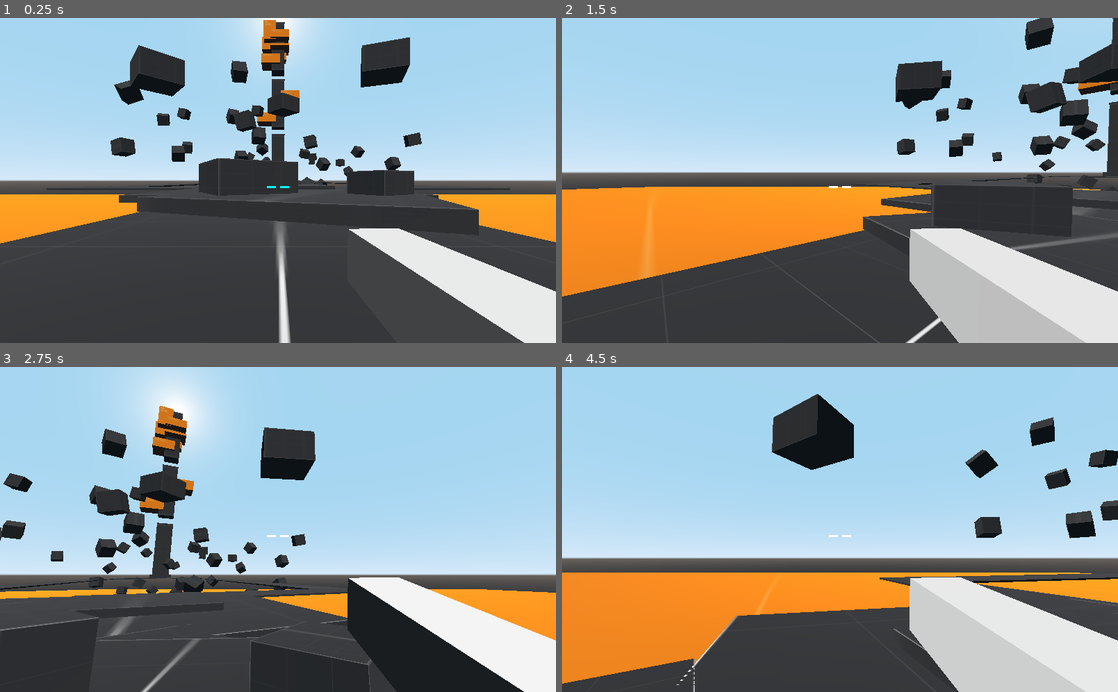
Above: before the commit, frames 1-4 (two rows, left to right).
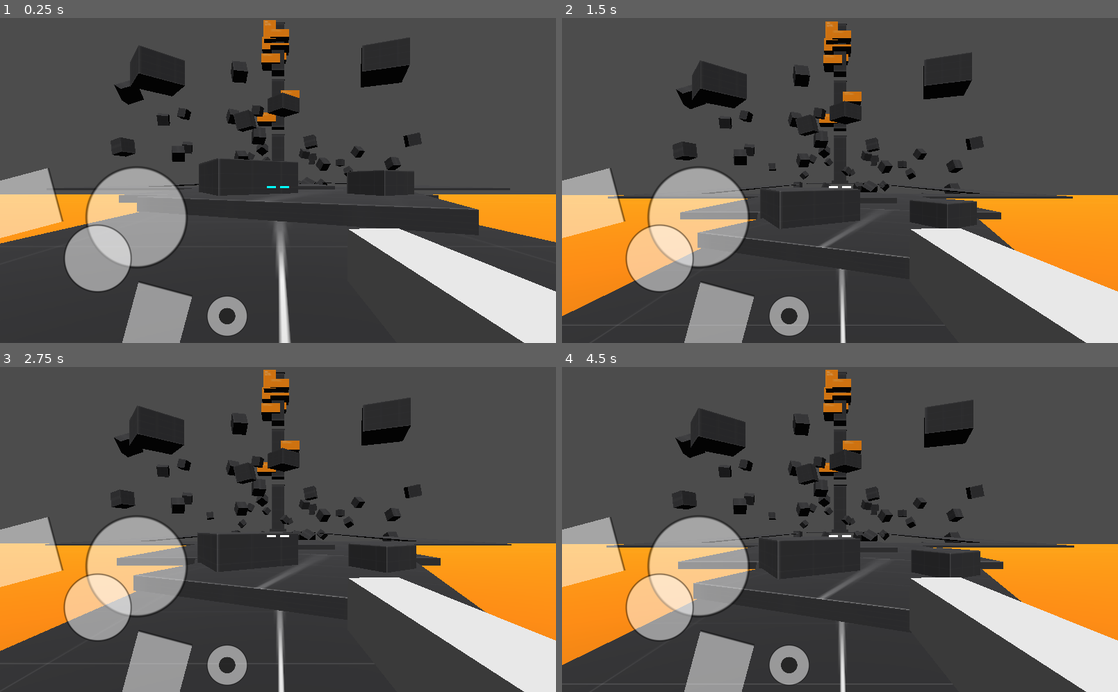
Above: after the commit, the same moments.

Repository: don-tnowe/godot-grappling-hook-fps
Game: Godot game, scene res://src/Screens/Main.tscn
The game is run twice, just before and just after one commit, with the same random seed, the same clock (stepped at 60 frames per second) and the same inputs.
Inputs (mouse positions are in pixels of both pictures, inside the frame that each line leads up to):
- Up to frame 1 (0.25 s): no input
- Up to frame 2 (1.5 s): tap Enter at 0.5 s; move the mouse to (867, 180) at 0.52 s; hold W (move_fwd) from 0.53 s (still down); click (867, 180) at 0.6 s; tap Space (jump) at 0.77, 0.8, 1.07, 1.35 s; move the mouse to (812, 180) at 1.27 s
- Up to frame 3 (2.75 s): keep holding W (move_fwd); tap Space (jump) at 1.52, 1.82, 2.3 s; click (250, 529) at 1.55 s; move the mouse to (289, 523) at 2.02 s; click (289, 523) at 2.1 s
- Up to frame 4 (4.5 s): keep holding W (move_fwd); move the mouse to (834, 536) at 2.77 s; tap Alt at 2.85 s; tap Space (jump) at 3.02, 3.32, 3.77, 3.8, 4.07, 4.35 s; click (834, 536) at 3.05 s; move the mouse to (878, 532) at 3.52 s; click (878, 532) at 3.6 s; move the mouse to (795, 526) at 4.27 s

The runs differ from the first frame. In frame 1, 52% of the frame differs, in the area x 0-100%, y 0-100%; in frame 2, 73%; in frame 3, 78%; in frame 4, 81%.

Commit message:
Implement touch controls

Diff:
--- /dev/null
+++ b/assets/Graphics/UI/Circle.tres
@@ -0,0 +1,14 @@
+[gd_resource type="GradientTexture2D" load_steps=2 format=2]
+
+[sub_resource type="Gradient" id=1]
+interpolation_mode = 2
+offsets = PoolRealArray( 0.927536, 0.971014, 1 )
+colors = PoolColorArray( 1, 1, 1, 1, 0, 0, 0, 1, 0, 0, 0, 0 )
+
+[resource]
+gradient = SubResource( 1 )
+width = 256
+height = 256
+fill = 1
+fill_from = Vector2( 0.5, 0.5 )
+fill_to = Vector2( 0.5, 0 )
--- /dev/null
+++ b/assets/Graphics/UI/Line.tres
@@ -0,0 +1,13 @@
+[gd_resource type="GradientTexture2D" load_steps=2 format=2]
+
+[sub_resource type="Gradient" id=1]
+interpolation_mode = 2
+offsets = PoolRealArray( 0.927536, 0.971014, 1 )
+colors = PoolColorArray( 1, 1, 1, 1, 0, 0, 0, 1, 0, 0, 0, 0 )
+
+[resource]
+gradient = SubResource( 1 )
+width = 256
+height = 256
+fill_from = Vector2( 0.5, 0.5 )
+fill_to = Vector2( 0.5, 0 )
--- a/project.godot
+++ b/project.godot
@@ -45,7 +45,7 @@
  ]
 }
 jump={
-"deadzone": 0.5,
+"deadzone": 0.0,
 "events": [ Object(InputEventKey,"resource_local_to_scene":false,"resource_name":"","device":0,"alt":false,"shift":false,"control":false,"meta":false,"command":false,"pressed":false,"scancode":32,"physical_scancode":0,"unicode":0,"echo":false,"script":null)
  ]
 }
@@ -70,9 +70,23 @@
  ]
 }
 fire_main={
-"deadzone": 0.5,
+"deadzone": 0.0,
 "events": [ Object(InputEventMouseButton,"resource_local_to_scene":false,"resource_name":"","device":0,"alt":false,"shi …(212 unchanged characters)…
  ]
+}
+fire_alt={
+"deadzone": 0.0,
+"events": [ Object(InputEventMouseButton,"resource_local_to_scene":false,"resource_name":"","device":0,"alt":false,"shift":false,"control":false,"meta":false,"command":false,"button_mask":0,"position":Vector2( 0, 0 ),"global_position":Vector2( 0, 0 ),"factor":1.0,"button_index":2,"pressed":false,"doubleclick":false,"script":null)
+ ]
+}
+fire_special={
+"deadzone": 0.0,
+"events": [ Object(InputEventKey,"resource_local_to_scene":false,"resource_name":"","device":0,"alt":false,"shift":false,"control":false,"meta":false,"command":false,"pressed":false,"scancode":16777237,"physical_scancode":0,"unicode":0,"echo":false,"script":null)
+ ]
+}
+move_stop={
+"deadzone": 0.0,
+"events": [  ]
 }
 
 [layer_names]
--- a/src/Hero/Hero.gd
+++ b/src/Hero/Hero.gd
@@ -15,10 +15,15 @@
 export var look_sensitivity := 1.0
 
 var velocity := Vector3()
+var movement_input := Vector2() setget _set_movement_input
 var jump_buffering_pressed_time := 0
 var coyote_time := 0
 
 var selected_weapon : Spatial
+
+
+func _set_movement_input(v):
+	movement_input = v
 
 
 func try_jump():
@@ -35,6 +40,11 @@
 	emit_signal("jumped", true)
 	if velocity.y < jump_strength:
 		velocity.y = jump_strength
+
+
+func look_turn(offset):
+	rotation_degrees.y -= offset.x * look_sensitivity
+	$"Head".rotation_degrees.x = clamp($"Head".rotation_degrees.x - offset.y * look_sensitivity, -90, 90)
 
 
 func _ready():
@@ -56,16 +66,10 @@
 
 
 func _process_movement_horizontal(delta):
-	var input_vec := Input.get_vector(
-		"strafe_left",
-		"strafe_right",
-		"move_fwd",
-		"move_back"
-	)
-	var input_vec_transformed := Vector2(input_vec.x, input_vec.y).rotated(-rotation.y)
+	var movement_input_transformed := Vector2(movement_input.x, movement_input.y).rotated(-rotation.y)
 	var velocity_xz := Vector2(velocity.x, velocity.z)
 
-	if input_vec != Vector2.ZERO:
+	if movement_input != Vector2.ZERO:
 		var velocity_delta := run_acceleration
 
 		# After some speed gained, speed gain slows down.
@@ -73,12 +77,12 @@
 			velocity_delta = sprint_acceleration
 
 		# If not going toward movement direction, brake - braking is faster than acceleration.
-		var straight = (velocity_xz.normalized().dot(input_vec_transformed) + 1.0) * 0.5
+		var straight = (velocity_xz.normalized().dot(movement_input_transformed) + 1.0) * 0.5
 		velocity_delta = velocity_delta * straight + brake * ((1.0 - straight))
 
 		# Apply acceleartion
 		velocity_xz = velocity_xz.move_toward(
-			input_vec_transformed * sprint_max_speed,
+			movement_input_transformed * sprint_max_speed,
 			velocity_delta * delta
 		)
 
@@ -89,24 +93,35 @@
 	velocity.z = velocity_xz.y
 
 
-func _input(event):
+func _unhandled_input(event):
 	if event is InputEventKey:
 		if event.is_echo(): return
 		if (event.scancode == KEY_ALT || event.scancode == KEY_ESCAPE) && event.pressed:
 			Input.mouse_mode = Input.MOUSE_MODE_VISIBLE
 			return
 
-	if event is InputEventMouseMotion:
-		rotation_degrees.y -= event.relative.x * look_sensitivity
-		$"Head".rotation_degrees.x = clamp($"Head".rotation_degrees.x - event.relative.y * look_sensitivity, -90, 90)
+	if !OS.has_touchscreen_ui_hint() && event is InputEventMouseMotion:
+		look_turn(event.relative)
 		return  # Mouse Motion can't be an Action
 
 	_action_input(event)
 
 
 func _action_input(event):
-	if event.is_action("jump") && event.is_pressed():
-		try_jump()
+	if event.is_action("strafe_left") || event.is_action("strafe_right") || event.is_action("move_fwd") || event.is_action("move_back"):
+		_set_movement_input(Input.get_vector(
+			"strafe_left",
+			"strafe_right",
+			"move_fwd",
+			"move_back"
+		))
+
+	if event.is_action("jump"):
+		if event.is_pressed():
+			try_jump()
+
+		else:
+			jump_buffering_pressed_time = 0
 
 	if selected_weapon != null && event.is_action("fire_main"):
 		Input.mouse_mode = Input.MOUSE_MODE_CAPTURED
--- a/src/Hero/Hero.tscn
+++ b/src/Hero/Hero.tscn
@@ -1,12 +1,14 @@
-[gd_scene load_steps=5 format=2]
+[gd_scene load_steps=6 format=2]
 
 [ext_resource path="res://src/Hero/Hero.gd" type="Script" id=1]
-[ext_resource path="res://src/Hero/HeroHUD.tscn" type="PackedScene" id=2]
+[ext_resource path="res://src/Hero/TouchscreenHUD.tscn" type="PackedScene" id=2]
 [ext_resource path="res://src/Hero/Weapons/GrapplinHook.tscn" type="PackedScene" id=3]
 
 [sub_resource type="CylinderShape" id=1]
 height = 1.5
 radius = 0.33
+
+[sub_resource type="Environment" id=2]
 
 [node name="Hero" type="KinematicBody"]
 collision_mask = 20
@@ -23,6 +25,7 @@
 
 [node name="Camera" type="Camera" parent="Head/HeadBobbing"]
 transform = Transform( 1, 0, 0, 0, 1, 0, 0, 0, 1, 0, 0, 0.2 )
+environment = SubResource( 2 )
 far = 800.0
 
 [node name="Weapons" type="Spatial" parent="Head/HeadBobbing/Camera"]
@@ -30,4 +33,7 @@
 
 [node name="GrapplinHook" parent="Head/HeadBobbing/Camera/Weapons" instance=ExtResource( 3 )]
 
-[node name="HUD" parent="." instance=ExtResource( 2 )]
+[node name="Touch" parent="." instance=ExtResource( 2 )]
+
+[connection signal="drag_look" from="Touch" to="." method="look_turn"]
+[connection signal="tilt_move" from="Touch" to="." method="_set_movement_input"]
--- a/src/Hero/HeroHUD.tscn
+++ /dev/null
@@ -1,3 +0,0 @@
-[gd_scene format=2]
-
-[node name="HUD" type="CanvasLayer"]
--- /dev/null
+++ b/src/Hero/TouchscreenHUD.gd
@@ -0,0 +1,53 @@
+extends CanvasLayer
+
+
+signal tilt_move(direction)
+signal drag_look(offset)
+
+export var tilt_deadzone := PI * 0.25
+export var tilt_sensitivity := 48.0 / PI
+export var look_minimum_x := 640
+
+var is_touch := true
+var anchor_basis := Basis()
+
+
+func _ready():
+	if !OS.has_touchscreen_ui_hint():
+		is_touch = false
+		$"BL/Touch".visible = false
+
+	yield(get_tree(), "idle_frame")
+	anchor_current_tilt(-Input.get_gravity().normalized())
+
+
+func _physics_process(_delta):
+	if !is_touch: return
+	var gravity_up = -Input.get_gravity().normalized()
+
+	if Input.is_action_pressed("move_stop"):
+		anchor_current_tilt(gravity_up)
+
+	var gravity_vec = anchor_basis.xform(gravity_up)
+	var input_vec = Vector2(-gravity_vec.x * tilt_sensitivity, gravity_vec.y * tilt_sensitivity).limit_length(1)
+	if input_vec.length_squared() > tilt_deadzone * tilt_deadzone:
+		emit_signal("tilt_move", input_vec)
+		$"%MoveDir".self_modulate = Color(1, 1, 1, 0.75)
+
+	else:
+		emit_signal("tilt_move", Vector2.ZERO)
+		$"%MoveDir".self_modulate = Color(0, 0, 0, 0.75)
+
+	$"%MoveDir".position = (input_vec + Vector2.ONE) * 128
+
+
+func anchor_current_tilt(gravity_up):
+	anchor_basis = Basis(
+		gravity_up.cross(Vector3.UP).normalized(),
+		gravity_up.angle_to(Vector3.UP) - PI * 0.5
+	)
+
+
+func _input(event):
+	if event is InputEventScreenDrag && event.position.x > look_minimum_x:
+		emit_signal("drag_look", event.relative)
--- /dev/null
+++ b/src/Hero/TouchscreenHUD.tscn
@@ -0,0 +1,82 @@
+[gd_scene load_steps=6 format=2]
+
+[ext_resource path="res://assets/Graphics/UI/Circle.tres" type="Texture" id=1]
+[ext_resource path="res://assets/Graphics/UI/Line.tres" type="Texture" id=2]
+[ext_resource path="res://src/Hero/TouchscreenHUD.gd" type="Script" id=3]
+
+[sub_resource type="RectangleShape2D" id=2]
+extents = Vector2( 128, 128 )
+
+[sub_resource type="CircleShape2D" id=1]
+radius = 128.0
+
+[node name="HUD" type="CanvasLayer"]
+script = ExtResource( 3 )
+
+[node name="BL" type="Control" parent="."]
+anchor_top = 1.0
+anchor_bottom = 1.0
+
+[node name="Touch" type="Control" parent="BL"]
+anchor_right = 1.0
+anchor_bottom = 1.0
+
+[node name="Jump" type="TouchScreenButton" parent="BL/Touch"]
+self_modulate = Color( 1, 1, 1, 0.498039 )
+position = Vector2( 256, -116 )
+rotation = 0.261799
+scale = Vector2( 0.4, 0.6 )
+normal = ExtResource( 2 )
+shape = SubResource( 2 )
+action = "jump"
+visibility_mode = 1
+
+[node name="Fire" type="TouchScreenButton" parent="BL/Touch"]
+self_modulate = Color( 1, 1, 1, 0.498039 )
+position = Vector2( 155.638, -328 )
+scale = Vector2( 0.75, 0.75 )
+normal = ExtResource( 1 )
+shape = SubResource( 1 )
+action = "fire_main"
+visibility_mode = 1
+
+[node name="Altfire" type="TouchScreenButton" parent="BL/Touch"]
+self_modulate = Color( 1, 1, 1, 0.498039 )
+position = Vector2( 116, -220 )
+scale = Vector2( 0.5, 0.5 )
+normal = ExtResource( 1 )
+shape = SubResource( 1 )
+action = "fire_alt"
+visibility_mode = 1
+
+[node name="SFire" type="TouchScreenButton" parent="BL/Touch"]
+self_modulate = Color( 1, 1, 1, 0.498039 )
+position = Vector2( 91.6384, -324 )
+rotation = 1.309
+scale = Vector2( 0.4, 0.6 )
+normal = ExtResource( 2 )
+shape = SubResource( 2 )
+action = "fire_special"
+visibility_mode = 1
+
+[node name="MoveStop" type="TouchScreenButton" parent="BL/Touch"]
+self_modulate = Color( 1, 1, 1, 0.498039 )
+position = Vector2( 380, -88 )
+scale = Vector2( 0.3, 0.3 )
+normal = ExtResource( 1 )
+shape = SubResource( 1 )
+action = "move_stop"
+visibility_mode = 1
+
+[node name="MoveDir" type="Sprite" parent="BL/Touch/MoveStop"]
+unique_name_in_owner = true
+self_modulate = Color( 0, 0, 0, 0.498039 )
+position = Vector2( 128, 128 )
+scale = Vector2( 0.4, 0.4 )
+texture = ExtResource( 1 )
+
+[node name="BR" type="Control" parent="."]
+anchor_left = 1.0
+anchor_top = 1.0
+anchor_right = 1.0
+anchor_bottom = 1.0
